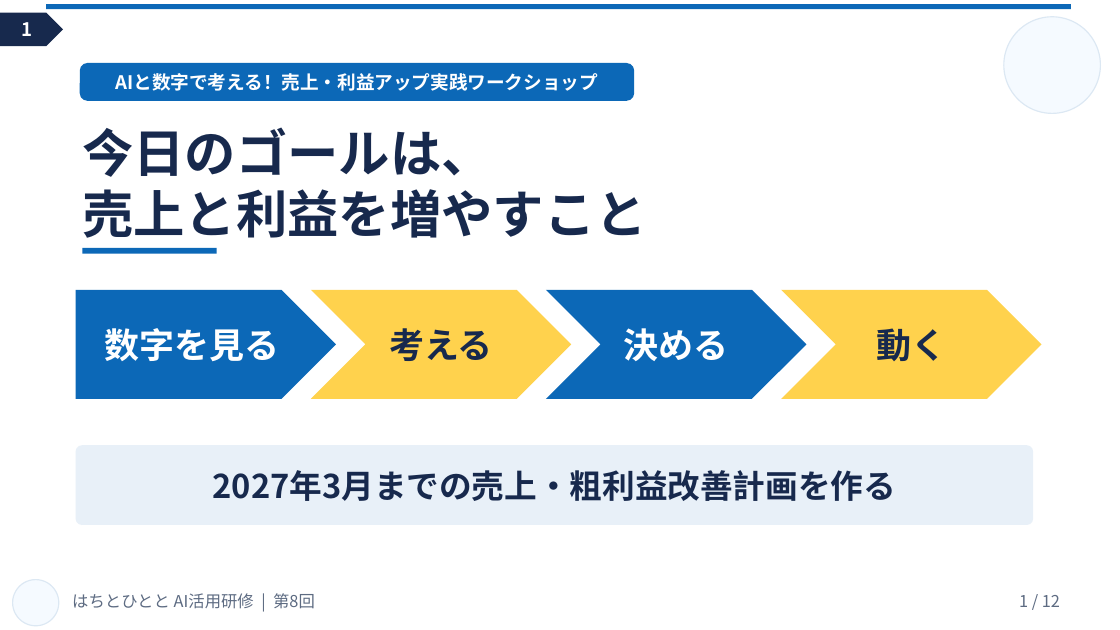
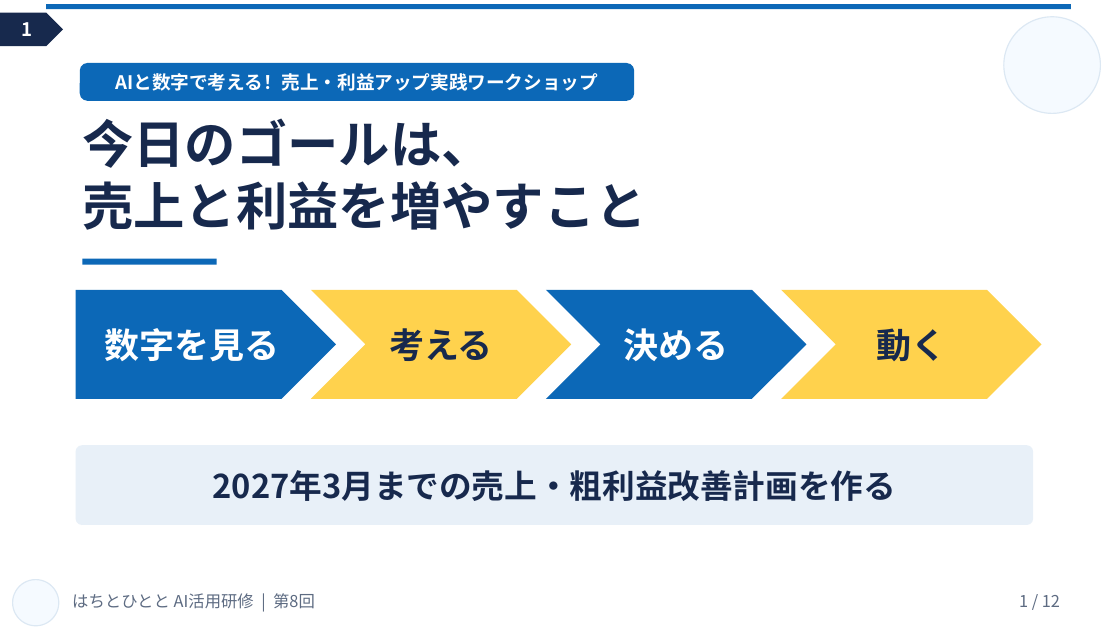
Before and after one commit to keisukegent/hachitohitoto, a slide deck: slide 1 of はちとひとと_第8回_AI販売データ分析研修.pptx. Drawn at 1120x630 pixels with LibreOffice and Linux fonts; fonts in the diff are those of the drawing. Boxes give left, top, right and bottom in pixels: in the first picture for what was removed or moved away, otherwise in the second. Text is boxed around its words. In the diff, an @@ line names an element or a change of style, - is before the commit and + after.

```diff
--- a/はちとひとと_第8回_AI販売データ分析研修.pptx
+++ b/はちとひとと_第8回_AI販売データ分析研修.pptx
@@ text "今日のゴールは、 売上と利益を増やすこと": place and size @@
-text "今日のゴールは、 売上と利益を増やすこと" at (82,127,647,238)
+text "今日のゴールは、 売上と利益を増やすこと" at (82,118,647,230)
@@ rectangle: place and size @@
-rectangle at (82,248,217,254)
+rectangle at (82,259,217,265)
```
Also in this commit, not shown: 2 other files.
